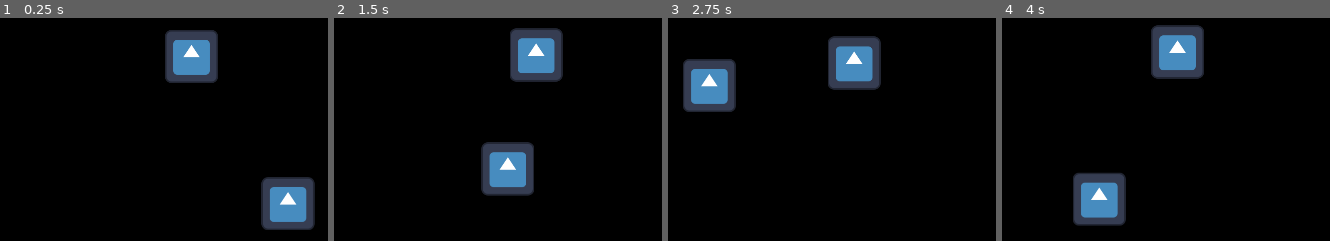
Above: before the commit, frames 1-4 (left to right).
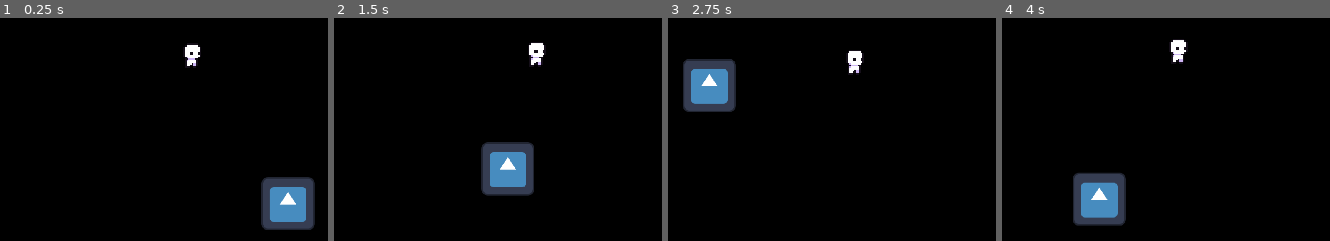
Above: after the commit, the same moments.

Repository: Kapsulon/flame
Game: Godot game, scene res://scenes/world.tscn
Two runs of this game, one before a commit and one after it. Both use one fixed random seed, a clock stepped at 60 frames per second and the inputs below. The engine's default icon, where the game draws it, is replaced by a stand-in: a white triangle on a blue panel in a dark square.
Inputs (mouse positions are in pixels of both pictures, inside the frame that each line leads up to):
- Up to frame 1 (0.25 s): no input
- Up to frame 2 (1.5 s): tap Enter at 0.5 s; move the mouse to (outside the picture) at 0.52 s; hold D (right) 0.53-1.28 s; move the mouse to (366, 78) at 1.27 s; hold S (down) from 1.28 s (still down)
- Up to frame 3 (2.75 s): move the mouse to (outside the picture) at 2.02 s; release S (down) at 2.03 s; hold D (right) from 2.03 s (still down)
- Up to frame 4 (4 s): move the mouse to (1152, 147) at 2.77 s; release D (right) at 2.78 s; hold W (up) 2.78-3.53 s; move the mouse to (outside the picture) at 3.52 s; hold A (left) from 3.53 s (still down)

The runs differ from the first frame. In frame 1, 3.7% of the frame differs, in the area x 50-94%, y 5-91%; in frame 2, 3.8%; in frame 3, 3.8%, in the area x 10-65%, y 8-38%; in frame 4, 3.8%.

Commit message:
ADD: animations

Diff:
--- /dev/null
+++ b/assets/animations/player.tres
@@ -0,0 +1,65 @@
+[gd_resource type="SpriteFrames" load_steps=9 format=3 uid="uid://naxmwo2uwgli"]
+
+[ext_resource type="Texture2D" uid="uid://4m0ww41verus" path="res://assets/sprites/player.png" id="1_72k2k"]
+
+[sub_resource type="AtlasTexture" id="AtlasTexture_aknw2"]
+atlas = ExtResource("1_72k2k")
+region = Rect2(0, 0, 32, 32)
+
+[sub_resource type="AtlasTexture" id="AtlasTexture_eqmes"]
+atlas = ExtResource("1_72k2k")
+region = Rect2(32, 0, 32, 32)
+
+[sub_resource type="AtlasTexture" id="AtlasTexture_8pntp"]
+atlas = ExtResource("1_72k2k")
+region = Rect2(64, 0, 32, 32)
+
+[sub_resource type="AtlasTexture" id="AtlasTexture_dojcw"]
+atlas = ExtResource("1_72k2k")
+region = Rect2(0, 32, 32, 32)
+
+[sub_resource type="AtlasTexture" id="AtlasTexture_imqya"]
+atlas = ExtResource("1_72k2k")
+region = Rect2(32, 32, 32, 32)
+
+[sub_resource type="AtlasTexture" id="AtlasTexture_j71mn"]
+atlas = ExtResource("1_72k2k")
+region = Rect2(64, 32, 32, 32)
+
+[sub_resource type="AtlasTexture" id="AtlasTexture_sbf2w"]
+atlas = ExtResource("1_72k2k")
+region = Rect2(96, 32, 32, 32)
+
+[resource]
+animations = [{
+"frames": [{
+"duration": 1.0,
+"texture": SubResource("AtlasTexture_aknw2")
+}, {
+"duration": 1.0,
+"texture": SubResource("AtlasTexture_eqmes")
+}, {
+"duration": 1.0,
+"texture": SubResource("AtlasTexture_8pntp")
+}],
+"loop": true,
+"name": &"idle",
+"speed": 5.0
+}, {
+"frames": [{
+"duration": 1.0,
+"texture": SubResource("AtlasTexture_dojcw")
+}, {
+"duration": 1.0,
+"texture": SubResource("AtlasTexture_imqya")
+}, {
+"duration": 1.0,
+"texture": SubResource("AtlasTexture_j71mn")
+}, {
+"duration": 1.0,
+"texture": SubResource("AtlasTexture_sbf2w")
+}],
+"loop": true,
+"name": &"running",
+"speed": 5.0
+}]
--- a/project.godot
+++ b/project.godot
@@ -62,4 +62,5 @@
 
 [rendering]
 
+textures/canvas_textures/default_texture_filter=0
 environment/defaults/default_clear_color=Color(0, 0, 0, 1)
--- a/scenes/world.tscn
+++ b/scenes/world.tscn
@@ -1,7 +1,8 @@
-[gd_scene load_steps=4 format=3 uid="uid://cfx5gg01pfg87"]
+[gd_scene load_steps=5 format=3 uid="uid://cfx5gg01pfg87"]
 
 [ext_resource type="Script" path="res://scripts/player.gd" id="1_fc8uo"]
 [ext_resource type="Texture2D" uid="uid://iptxvq60f8yj" path="res://icon.svg" id="2_2wdso"]
+[ext_resource type="SpriteFrames" uid="uid://naxmwo2uwgli" path="res://assets/animations/player.tres" id="2_asafn"]
 
 [sub_resource type="RectangleShape2D" id="RectangleShape2D_suj6p"]
 size = Vector2(128, 128)
@@ -11,7 +12,8 @@
 [node name="Player" type="CharacterBody2D" parent="."]
 script = ExtResource("1_fc8uo")
 collision_shape = SubResource("RectangleShape2D_suj6p")
-sprite_path = ExtResource("2_2wdso")
+animation_path = ExtResource("2_asafn")
+animation = "idle"
 
 [node name="Icon" type="Sprite2D" parent="."]
 position = Vector2(232, 354)
--- a/scripts/player.gd
+++ b/scripts/player.gd
@@ -3,7 +3,7 @@
 extends CharacterBody2D
 
 var cam := Camera2D.new()
-var sprite := Sprite2D.new()
+var sprite := AnimatedSprite2D.new()
 var collision := CollisionShape2D.new()
 
 @export
@@ -16,23 +16,36 @@
         collision.shape = n_collision_shape
 
 @export
-var sprite_path: CompressedTexture2D:
-    set(n_sprite_path):
-        sprite_path = n_sprite_path
-        sprite.texture = n_sprite_path
+var animation_path: SpriteFrames:
+    set(n_animation_path):
+        animation_path = n_animation_path
+        sprite.sprite_frames = n_animation_path
+
+@export var animation: String:
+    set(n_animation):
+        animation = n_animation
+        sprite.animation = n_animation
+
+@export var animation_frame: int:
+    set(n_animation_frame):
+        animation_frame = n_animation_frame
+        sprite.frame = n_animation_frame
 
 func _init() -> void:
     collision.shape = RectangleShape2D.new()
 
 func _ready() -> void:
     add_child(cam)
+    sprite.scale *= 4
     add_child(sprite)
     add_child(collision)
 
 func _process(_delta: float) -> void:
+    if Engine.is_editor_hint(): return
     cam.position = get_local_mouse_position() / 16
 
 func _physics_process(_delta: float) -> void:
+    if Engine.is_editor_hint(): return
     var dir := Vector2(Input.get_axis("left", "right"), Input.get_axis("up", "down"))
     velocity = dir.normalized() * SPEED
     move_and_slide()
Binary file added: assets/sprites/player.png
Not shown, added: assets/sprites/player.png.import
